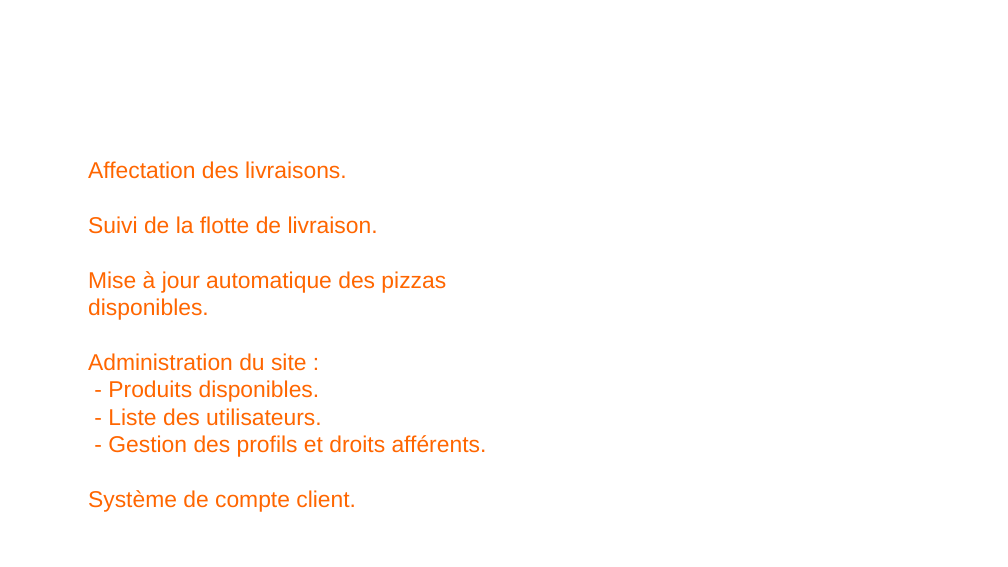
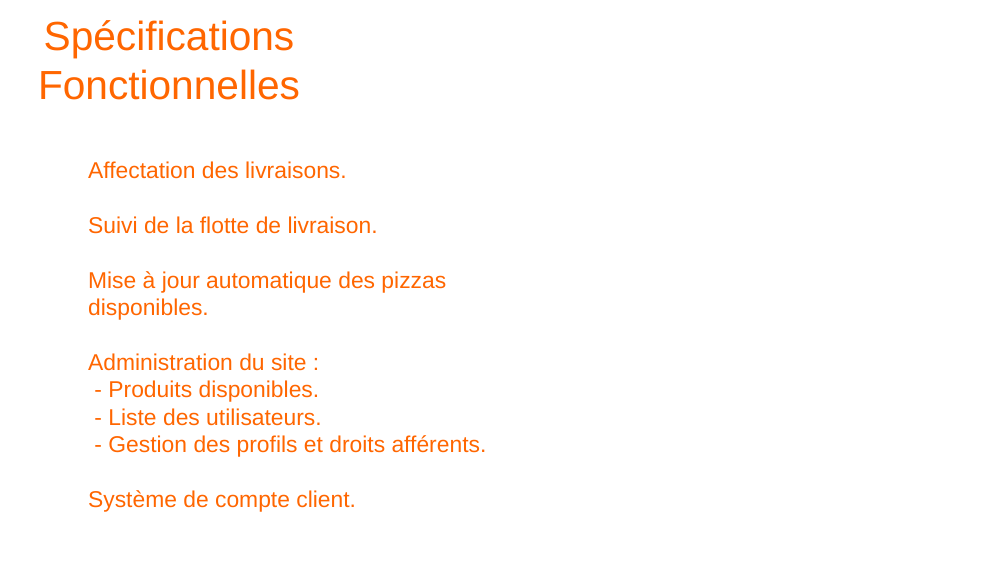
Before and after one commit to JonathanDLR/oc-pizza, a slide deck: slide 5 of Spec.odp. Drawn at 1008x567 pixels with LibreOffice and Linux fonts; fonts in the diff are those of the drawing; background and template pictures are left out. Boxes give left, top, right and bottom in pixels: in the first picture for what was removed or moved away, otherwise in the second. Text is boxed around its words. In the diff, an @@ line names an element or a change of style, - is before the commit and + after.

```diff
--- a/Spec.odp
+++ b/Spec.odp
@@ title added at (38, 20, 300, 100), 32 pt, text #FF6600 @@
+Spécifications
+Fonctionnelles
```
Also in this commit, not shown: 2 other slides changed, 1 slide added, 2 slides removed.
